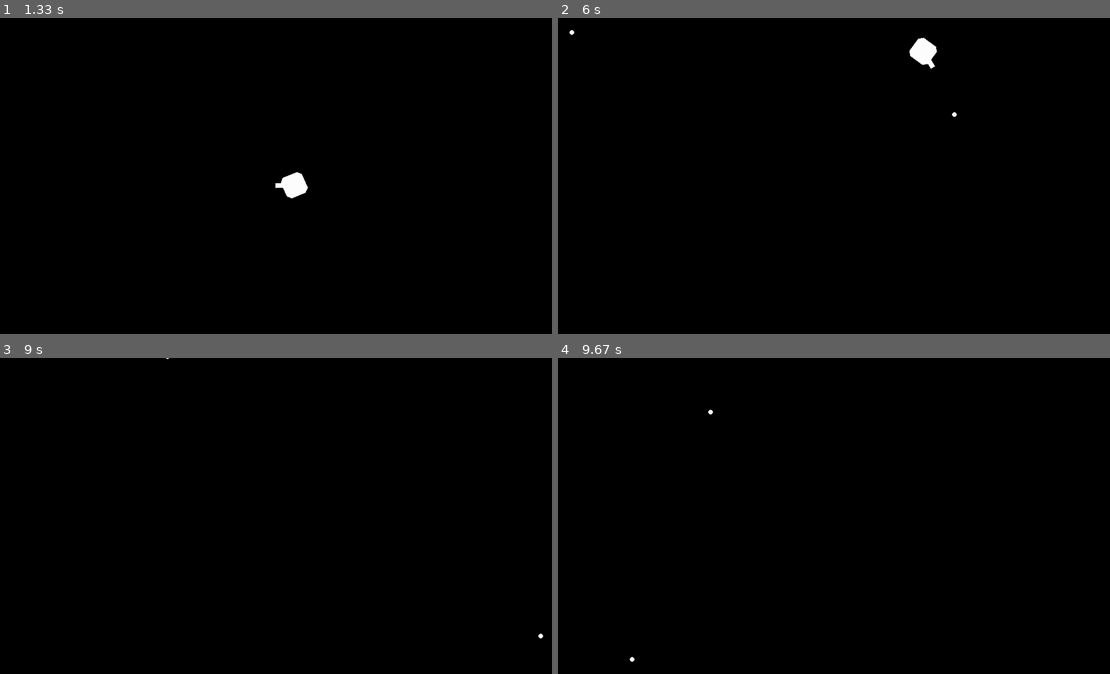
Above: before the commit, frames 1-4 (two rows, left to right).
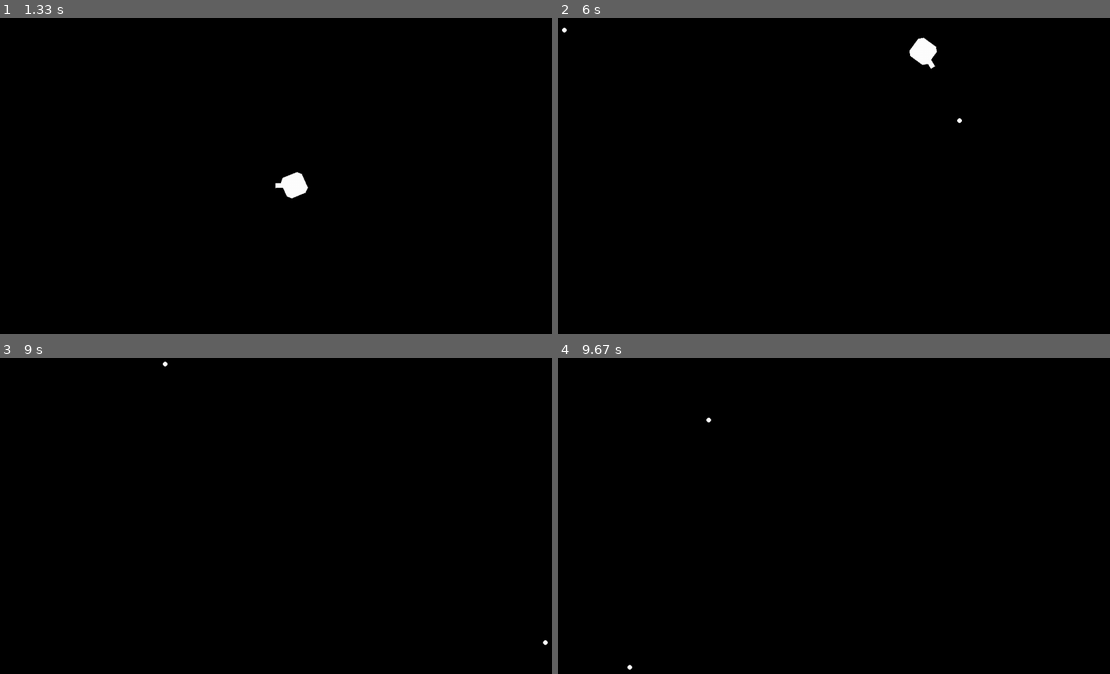
Above: after the commit, the same moments.

Repository: bridgerrholt/pygame-tank-game
Game: pygame game, started from main.py
The game is run twice, just before and just after one commit, with the same random seed, the same clock (stepped at 60 frames per second) and the same inputs. The source is Python 2; it was converted automatically to run under Python 3.
Inputs (mouse positions are in pixels of both pictures, inside the frame that each line leads up to):
- Up to frame 1 (1.33 s): hold D 0.33-0.8 s; move the mouse to (248, 201) at 0.37 s; click (276, 207) at 0.88 s; hold W from 1.17 s (still down); click (126, 188) at 1.25 s
- Up to frame 2 (6 s): release W at 1.47 s; hold D 1.5-1.97 s; click (646, 134) at 1.58 s; hold A 2-2.53 s; click (916, 68) at 2.08 s; hold S 2.57-2.87 s; click (900, 213) at 2.65 s; hold A 2.9-3.3 s; click (839, 71) at 2.98 s; hold W 3.33-3.7 s; click (613, 176) at 3.42 s; hold D 3.73-4.37 s; click (839, 220) at 3.82 s; hold S 4.4-4.77 s; click (811, 128) at 4.48 s; hold A 4.8-5.27 s; click (983, 239) at 4.88 s; hold D 5.3-5.77 s; click (734, 74) at 5.38 s; hold W from 5.8 s (still down); click (988, 157) at 5.88 s
- Up to frame 3 (9 s): release W at 6.1 s; hold A 6.63-7.17 s; click (491, 500) at 6.72 s; hold S 7.2-7.5 s; click (397, 465) at 7.28 s; move the mouse to (408, 443) at 7.97 s; click (408, 443) at 8.02 s; hold D from 8.7 s (still down); click (104, 560) at 8.78 s
- Up to frame 4 (9.67 s): release D at 9.33 s; hold S from 9.37 s (still down); click (701, 465) at 9.45 s

Frame 1 is identical in both runs. In frame 2, less than 0.1% of the frame differs, in the area x 0-74%, y 2-34%; in frame 3, less than 0.1%; in frame 4, less than 0.1%.

Commit message:
Object handler updated

Diff:
--- a/bullet.py
+++ b/bullet.py
@@ -2,9 +2,13 @@
 from pygame.locals import *
 
 import trig
+from game_object import *
 
-class Bullet:
-	def __init__(self, pos, direction, speed):
+class Bullet(GameObject):
+	def __init__(self, gameObject, parent, pos, direction, speed):
+		super(Bullet, self).copy(gameObject)
+
+		self.parent = parent
 		# The starting position of the bullet (x, y).
 		self.x, self.y = pos
 		# The direction (in radians) that the bullet is traveling.
@@ -12,9 +16,13 @@
 		# The speed (pixels per second) that the bullet is traveling.
 		self.speed = speed
 
-	def update(self, frameRateManager):
+	def update(self):
 		self.x, self.y = trig.disDir(self.x, self.y,
-			self.speed*frameRateManager.deltaCoefficient, self.direction)
+			self.speed*self.objectHandler.frameRateHandler.deltaCoefficient, self.direction)
+		margin = 200
+		if self.x < -margin or self.x > self.objectHandler.mainSurface.get_width()+margin or \
+			self.y < -margin or self.y > self.objectHandler.mainSurface.get_height()+margin:
+			self.objectHandler.killObject(self.index)
 
-	def draw(self, surface):
-		pygame.draw.circle(surface, Color(255, 255, 255), (int(round(self.x)), int(round(self.y))), 5)
+	def draw(self):
+		pygame.draw.circle(self.objectHandler.mainSurface, Color(255, 255, 255), (int(round(self.x)), int(round(self.y))), 5)
--- /dev/null
+++ b/game_object.py
@@ -0,0 +1,13 @@
+import copy
+
+class GameObject(object):
+	def __init__(self, objectHandler, index, alive=True):
+		self.objectHandler = objectHandler
+		self.index = index
+		self.alive = alive
+
+	def copy(self, gameObject):
+		# self = copy.copy(gameObject)
+		self.objectHandler = gameObject.objectHandler
+		self.index = gameObject.index
+		self.alive = gameObject.alive
--- a/object_handler.py
+++ b/object_handler.py
@@ -1,3 +1,5 @@
+from game_object import *
+
 from player import *
 
 class ObjectHandler:
@@ -6,10 +8,42 @@
 		self.frameRateHandler = frameRateHandler
 		self.mainSurface = mainSurface
 
-		self.player = Player(self.mainSurface.get_size(), self.frameRateHandler)
+		self.__objects = []
+		self.__deadIndexes = []
+
+		self.pushObject(Player)
+
+	def getGameObject(self):
+		if len(self.__deadIndexes) > 0:
+			index = self.__deadindexes[-1]
+		else:
+			index = len(self.__objects)
+
+		return GameObject(self, index)
 
 	def update(self):
-		self.player.update(self.eventHandler)
+		for i in range(len(self.__objects)):
+			if self.__objects[i].alive:
+				self.__objects[i].update()
 
 	def draw(self):
-		self.player.draw(self.mainSurface)
+		for i in range(len(self.__objects)):
+			if self.__objects[i].alive:
+				self.__objects[i].draw()
+
+	def pushObject(self, ObjectClass, arguments=()):
+		if len(self.__deadIndexes) > 0:
+			index = self.__deadIndexes[-1]
+			self.__objects[index] = ObjectClass(GameObject(self, index), *arguments)
+			self.__deadIndexes.pop(-1)
+		else:
+			index = len(self.__objects)
+			self.__objects.append(ObjectClass(GameObject(self, index), *arguments))
+
+	def getObject(self, index):
+		return self.__objects[index]
+
+	def killObject(self, index):
+		self.__objects[index].alive = False
+		self.__deadIndexes.append(index)
+		print len(self.__objects), len(self.__deadIndexes)
--- a/player.py
+++ b/player.py
@@ -6,11 +6,14 @@
 
 import trig
 from polygon_object import *
+from game_object import *
 
 from bullet import *
 
-class Player:
-	def __init__(self, screenSize, frameRateHandler):
+class Player(GameObject):
+	def __init__(self, gameObject):
+		super(Player, self).copy(gameObject)
+
 		self.color = Color(255, 255, 255)
 
 		self.speedMax = 300.0
@@ -27,21 +30,19 @@
 		self.poly = PolygonObject(
 			[(8, 0), (40, 0), (48, 8), (48, 40), (40, 48), (8, 48), (0, 40), (0, 8)])
 		self.poly.centerOrigin()
-		self.poly.setPosition(screenSize[0]/2.0, screenSize[1]/2.0)
+		self.poly.setPosition(self.objectHandler.mainSurface.get_width()/2.0, self.objectHandler.mainSurface.get_height()/2.0)
 
 		self.gunPoly = PolygonObject(
 			[(0, 0), (45, 0), (45, 10), (0, 10)],
 			(5, 5))
 		self.gunPoly.setPosition(self.poly.posX, self.poly.posY)
 
-		self.frameRateHandler = frameRateHandler
 
 		self.reloadTime = 0.5
 		self.nextReady = time.time()
-		self.bullets = []
 
 
-	def update(self, eventHandler):
+	def update(self):
 		"""self.speedX, xChange = self.speedConditional(self.speedX,
 			eventHandler.keys.down[K_d], eventHandler.keys.down[K_a])
 
@@ -53,19 +54,19 @@
 
 		xDesire = 0
 		yDesire = 0
-		if eventHandler.keys.down[K_d]:
+		if self.objectHandler.eventHandler.keys.down[K_d]:
 			xDesire += 100
-		elif eventHandler.keys.down[K_a]:
+		elif self.objectHandler.eventHandler.keys.down[K_a]:
 			xDesire -= 100
-		if eventHandler.keys.down[K_s]:
+		if self.objectHandler.eventHandler.keys.down[K_s]:
 			yDesire += 100
-		elif eventHandler.keys.down[K_w]:
+		elif self.objectHandler.eventHandler.keys.down[K_w]:
 			yDesire -= 100
 
 		if xDesire != 0 or yDesire != 0:
 			desiredDir = trig.pointDir(0, 0, xDesire, yDesire)
 
-			changeDir = self.directionChange*self.frameRateHandler.deltaCoefficient
+			changeDir = self.directionChange*self.objectHandler.frameRateHandler.deltaCoefficient
 			#print changeDir
 
 			if abs(desiredDir-self.direction) <= changeDir or \
@@ -77,11 +78,11 @@
 			else:
 				self.direction -= changeDir;
 
-			self.speed += self.speedInc*self.frameRateHandler.deltaCoefficient - self.speed*0.005
+			self.speed += self.speedInc*self.objectHandler.frameRateHandler.deltaCoefficient - self.speed*0.005
 			if self.speed > self.speedMax:
 				self.speed = self.speedMax
 		elif self.speed > 0.0:
-			self.speed -= self.speedDec*self.frameRateHandler.deltaCoefficient - self.speed*0.005
+			self.speed -= self.speedDec*self.objectHandler.frameRateHandler.deltaCoefficient - self.speed*0.005
 			if self.speed < 0.0:
 				self.speed = 0.0
 
@@ -91,7 +92,7 @@
 		while self.direction >= math.pi*2:
 			self.direction -= math.pi*2
 
-		moveX, moveY = trig.disDir(0, 0, self.speed*self.frameRateHandler.deltaCoefficient, self.direction)
+		moveX, moveY = trig.disDir(0, 0, self.speed*self.objectHandler.frameRateHandler.deltaCoefficient, self.direction)
 		# print moveX, moveY
 
 		self.poly.setRotation(self.direction)
@@ -105,21 +106,15 @@
 
 		self.gunPoly.setRotation(trig.pointDir(
 			self.gunPoly.posX, self.gunPoly.posY,
-			eventHandler.mouse.x, eventHandler.mouse.y))
+			self.objectHandler.eventHandler.mouse.x, self.objectHandler.eventHandler.mouse.y))
 
-		for i in range(len(self.bullets)):
-			self.bullets[i].update(self.frameRateHandler)
-
-		if eventHandler.mouse.left.down: # or True:
+		if self.objectHandler.eventHandler.mouse.left.down: # or True:
 			self.fireBullet()
 
 
-	def draw(self, surface):
-		pygame.draw.polygon(surface, self.color, self.poly.pointList)
-		pygame.draw.polygon(surface, self.color, self.gunPoly.pointList)
-
-		for i in range(len(self.bullets)):
-			self.bullets[i].draw(surface)
+	def draw(self):
+		pygame.draw.polygon(self.objectHandler.mainSurface, self.color, self.poly.pointList)
+		pygame.draw.polygon(self.objectHandler.mainSurface, self.color, self.gunPoly.pointList)
 
 
 	# Brings the given speed away from 0.
@@ -146,20 +141,20 @@
 	# Given 2 bools, increases or decreases the given speed.
 	def speedConditional(self, speed, toAdd, toSubtract):
 		if toAdd:
-			speed += self.speedInc*self.frameRateHandler.deltaCoefficient - speed*0.005
+			speed += self.speedInc*self.objectHandler.frameRateHandler.deltaCoefficient - speed*0.005
 			if speed > self.speedMax:
 				speed = self.speedMax
 			return (speed, True)
 		elif toSubtract:
-			speed -= self.speedInc*self.frameRateHandler.deltaCoefficient - speed*0.005
+			speed -= self.speedInc*self.objectHandler.frameRateHandler.deltaCoefficient - speed*0.005
 			if speed < -self.speedMax:
 				speed = -self.speedMax
 			return (speed, True)
 		else:
-			return (self.decreaseSpeed(speed, self.speedDec*self.frameRateHandler.deltaCoefficient), False)
+			return (self.decreaseSpeed(speed, self.speedDec*self.objectHandler.frameRateHandler.deltaCoefficient), False)
 
 	def fireBullet(self):
 		currentTime = time.time()
 		if currentTime >= self.nextReady:
-			self.bullets.append(Bullet(trig.disDir(self.poly.posX, self.poly.posY, 40, self.gunPoly.rotation), self.gunPoly.rotation, 1000))
+			self.objectHandler.pushObject(Bullet, (self.index, trig.disDir(self.poly.posX, self.poly.posY, 40, self.gunPoly.rotation), self.gunPoly.rotation, 1000))
 			self.nextReady = currentTime + self.reloadTime
